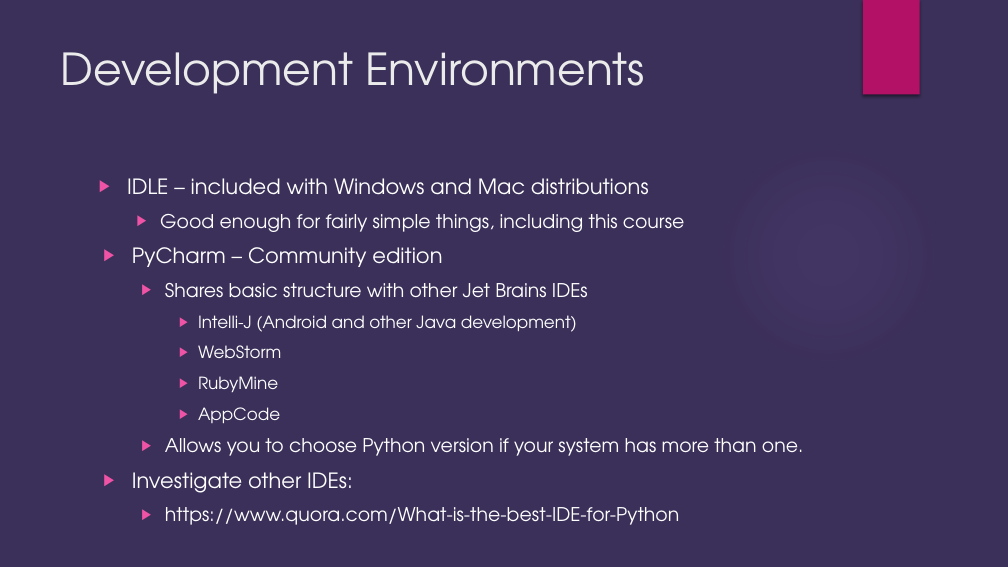
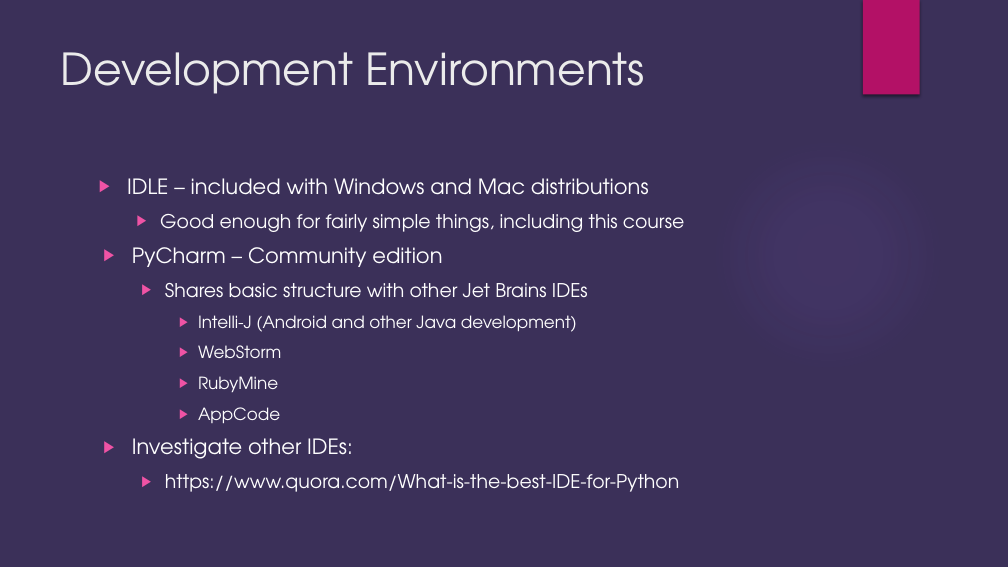
Before and after one commit to brianjgrier/Python-Overview, a slide deck: slide 9 of Python Introduction.pptx (slide 10 before the commit). Drawn at 1008x567 pixels with LibreOffice and Linux fonts; fonts in the diff are those of the drawing; background and template pictures are left out. Boxes give left, top, right and bottom in pixels: in the first picture for what was removed or moved away, otherwise in the second. Text is boxed around its words. In the diff, an @@ line names an element or a change of style, - is before the commit and + after.

```diff
--- a/Python Introduction.pptx
+++ b/Python Introduction.pptx
@@ text at box(165, 438, 803, 456): paragraph removed @@
-  ▶ Allows you to choose Python version if your system has more than one.
```
Also in this commit, not shown: 9 other slides changed, 8 slides removed.
